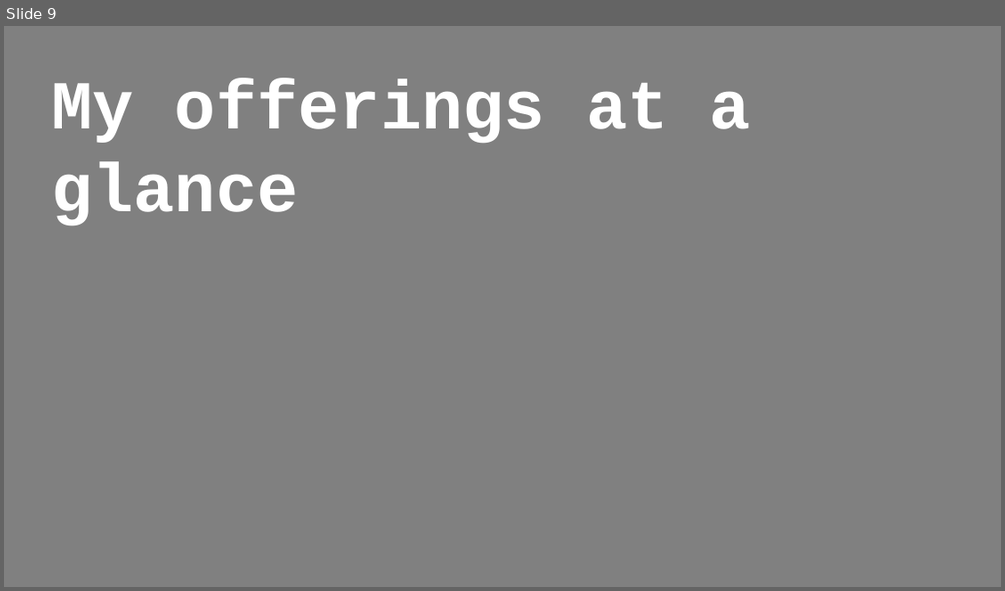
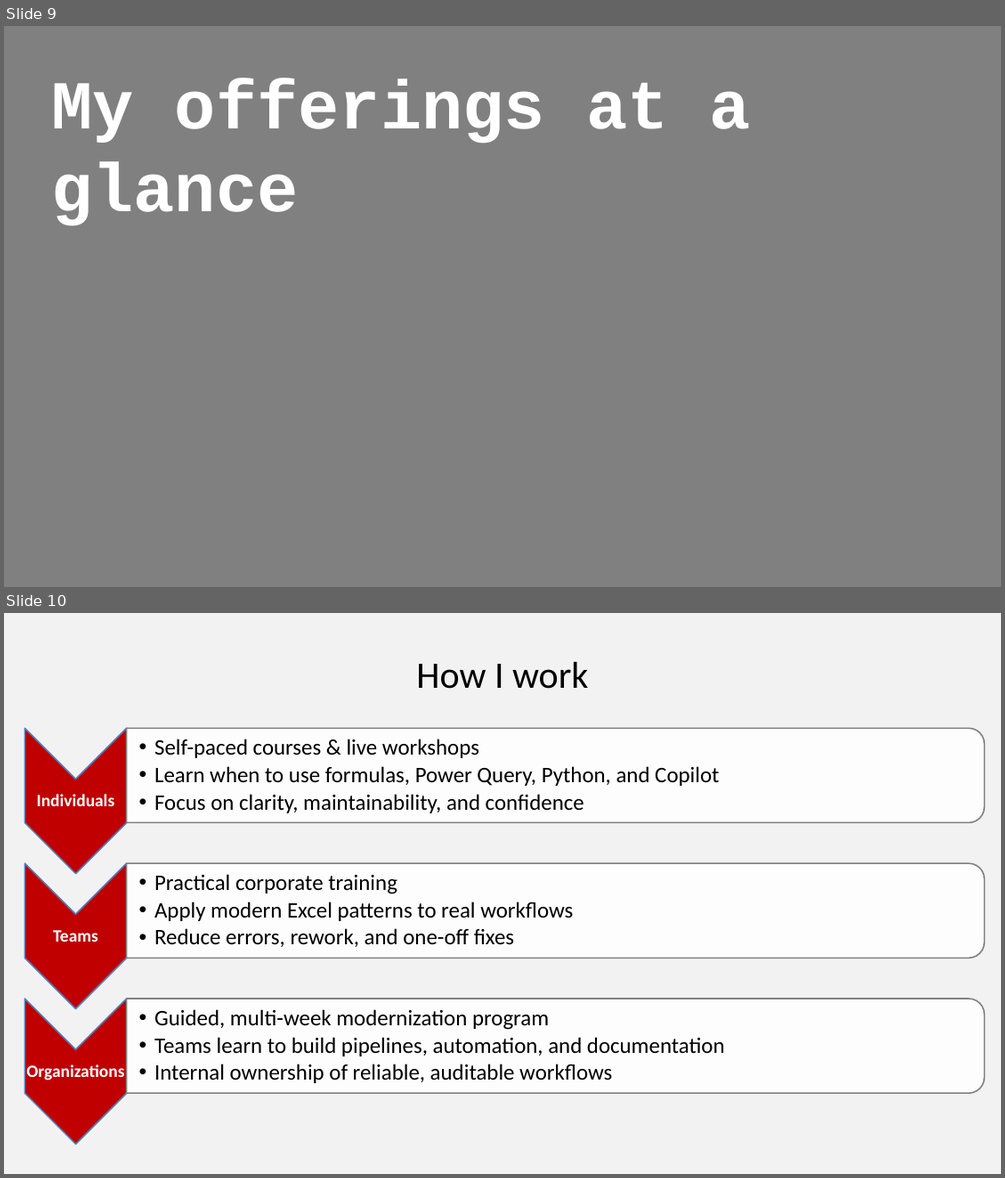
Before and after one commit to stringfestdata/modern-excel-demo-day, a slide deck: modern-excel-demo-day.pptx. Shown one above the other, each under a label of ours: slide 9 before the commit, slides 9 and 10 after it. The pictures are 1005x591 and 1005x1178 pixels, drawn with LibreOffice and Linux fonts; fonts in the diff are those of the drawing. Boxes give left, top, right and bottom in pixels: in the first picture for what was removed or moved away, otherwise in the second. Text is boxed around its words. In the diff, an @@ line names an element or a change of style, - is before the commit and + after.

```diff
--- a/modern-excel-demo-day.pptx
+++ b/modern-excel-demo-day.pptx
@@ slide 10 added at <box>4,613,1001,1174</box>, background #F2F2F2 @@
@@ title added at <box>416,662,588,689</box>, 54 pt, text #000000 @@
+How I work
@@ group added at <box>25,728,984,1143</box>: 6 texts, 3 chevrons, 3 round same rects @@
+Individuals
+  • Self-paced courses & live workshops
+  • Learn when to use formulas, Power Query, Python, and Copilot
+  • Focus on clarity, maintainability, and confidence
+Teams
+  • Practical corporate training
+  • Apply modern Excel patterns to real workflows
+  • Reduce errors, rework, and one-off fixes
+Organizations
+  • Guided, multi-week modernization program
+  • Teams learn to build pipelines, automation, and documentation
+  • Internal ownership of reliable, auditable workflows
```
Also in this commit, not shown: 2 slides changed, 7 slides removed, 1 other file.
